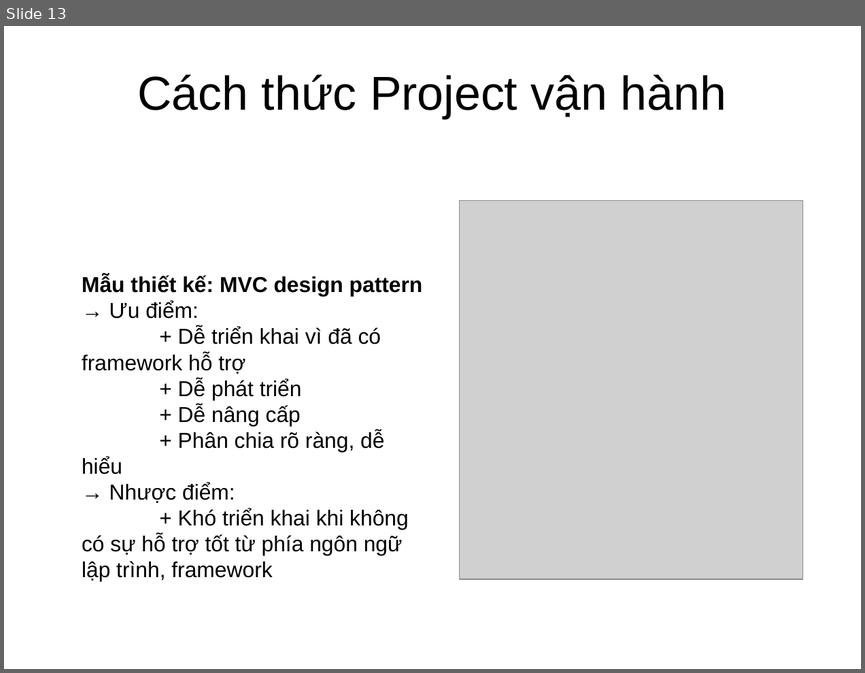
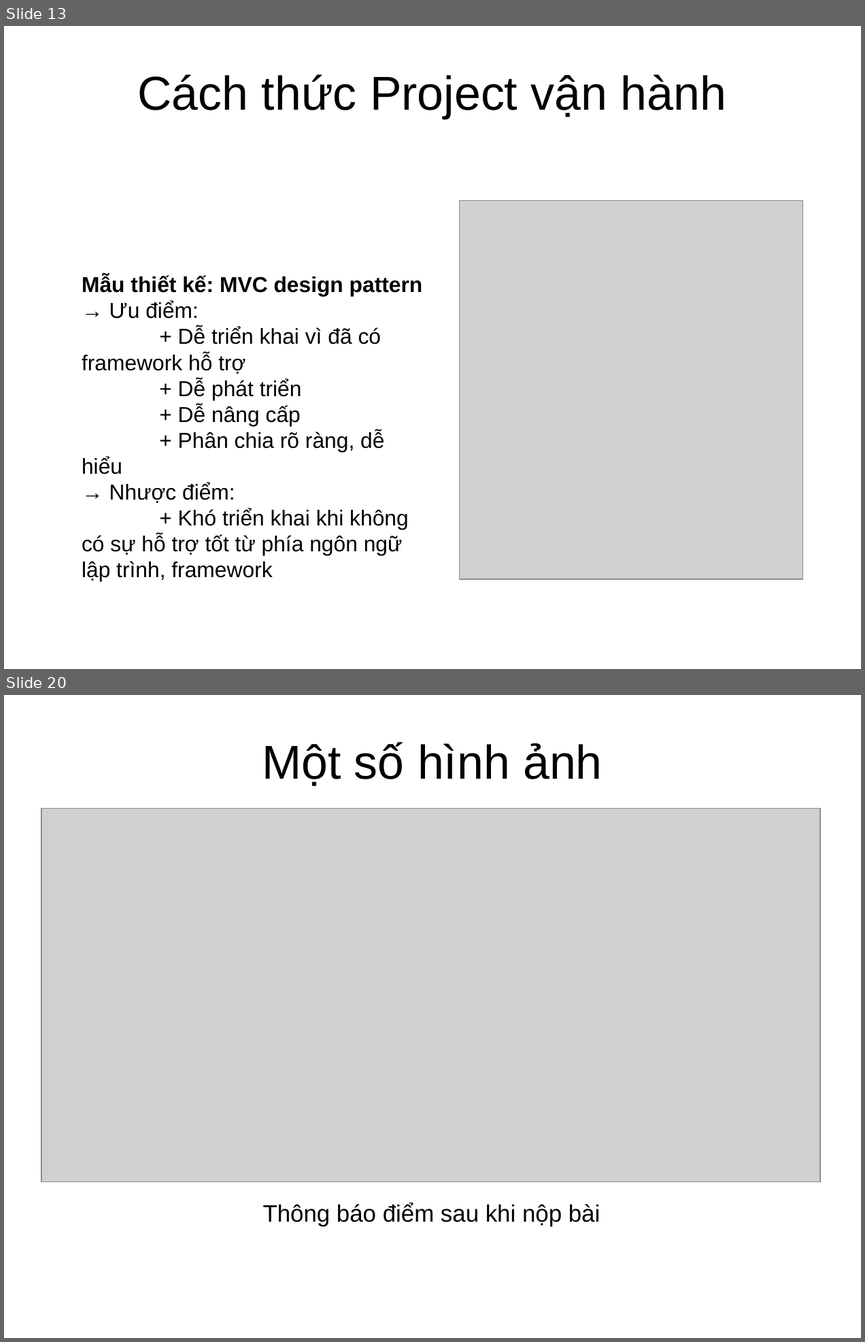
Before and after one commit to hwngng/OnlineMathExaminingDBLab, a slide deck: report/slide.pptx. Shown one above the other, each under a label of ours: slide 13 before the commit, slides 13 and 20 after it; the slides between them are not shown. The pictures are 865x673 and 865x1342 pixels, drawn with LibreOffice and Linux fonts; fonts in the diff are those of the drawing; grey boxes stand for pictures; background and template pictures are left out. Boxes give left, top, right and bottom in pixels: in the first picture for what was removed or moved away, otherwise in the second. Text is boxed around its words. In the diff, an @@ line names an element or a change of style, - is before the commit and + after.

```diff
--- a/report/slide.pptx
+++ b/report/slide.pptx
@@ slide 20 added at [4, 695, 861, 1338], background picture (left out) @@
@@ text added at [262, 742, 602, 786], 44 pt, text #000000 @@
+Một số hình ảnh
@@ picture added at [41, 809, 821, 1182] @@
@@ text added at [263, 1202, 600, 1226], 22 pt, text #000000 @@
+Thông báo điểm sau khi nộp bài
```
Also in this commit, not shown: 8 other slides added, 2 other files.
